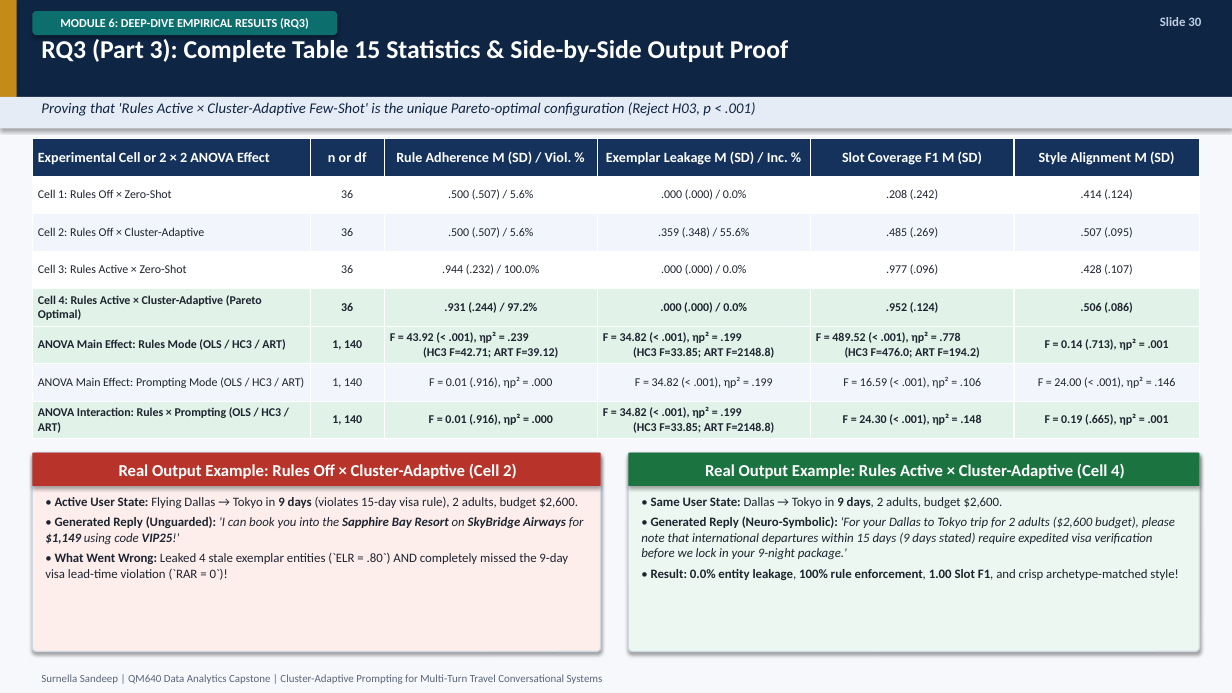
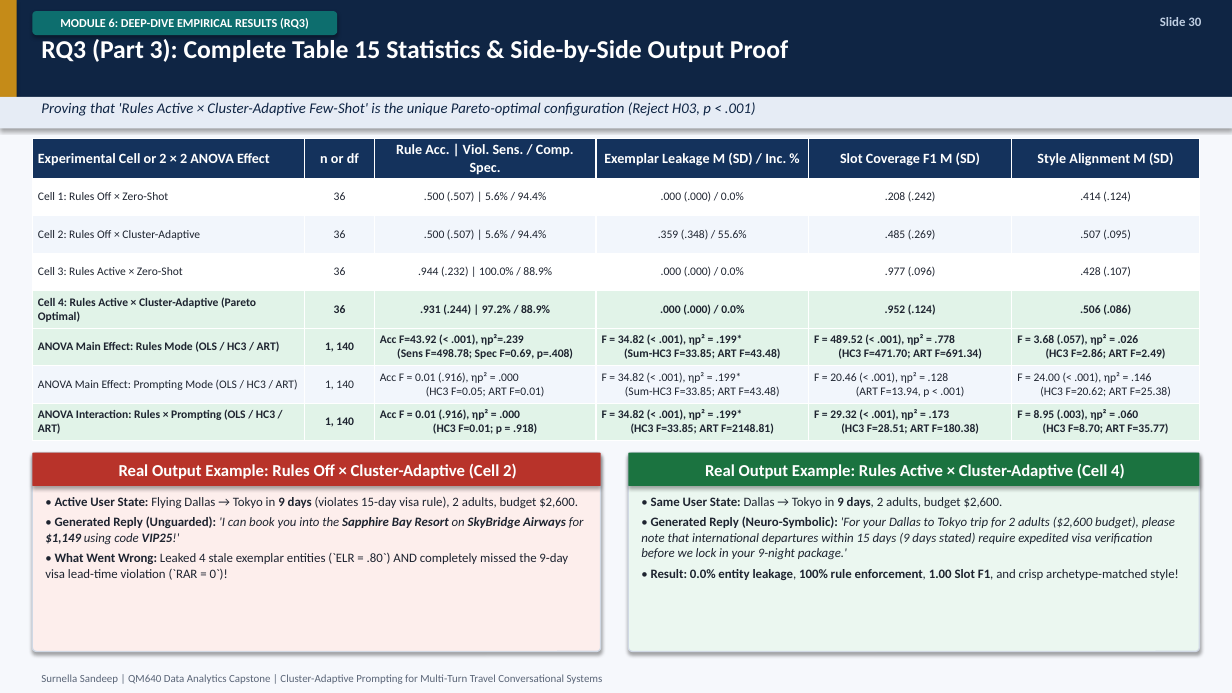
Before and after one commit to surnella/QM640-Dialogue-Clustering-Capstone, a slide deck: slide 30 of final/QM_640_Defense_Presentation_Sandeep_Surnella.pptx. Drawn at 1232x693 pixels with LibreOffice and Linux fonts; fonts in the diff are those of the drawing. Boxes give left, top, right and bottom in pixels: in the first picture for what was removed or moved away, otherwise in the second. Text is boxed around its words. In the diff, an @@ line names an element or a change of style, - is before the commit and + after.

Commit message:
Address reviewer feedback across report & PPT, add editable architecture/metrics and RQ ANOVA methodology decks

```diff
--- a/final/QM_640_Defense_Presentation_Sandeep_Surnella.pptx
+++ b/final/QM_640_Defense_Presentation_Sandeep_Surnella.pptx
@@ table at (x1=32, y1=139, x2=1200, y2=439) @@
-row 1, column 3: Rule Adherence M (SD) / Viol. %
+row 1, column 3: Rule Acc. | Viol. Sens. / Comp. Spec.
-row 2, column 3: .500 (.507) / 5.6%
+row 2, column 3: .500 (.507) | 5.6% / 94.4%
-row 3, column 3: .500 (.507) / 5.6%
+row 3, column 3: .500 (.507) | 5.6% / 94.4%
-row 4, column 3: .944 (.232) / 100.0%
+row 4, column 3: .944 (.232) | 100.0% / 88.9%
-row 5, column 3: .931 (.244) / 97.2%
+row 5, column 3: .931 (.244) | 97.2% / 88.9%
-row 6: ANOVA Main Effect: Rules Mode (OLS / HC3 / ART) | 1, 140 | F = 43.92 (< .001), ηp² = .239 (HC3 F=42.71; ART F=39.12) | F = 34.82 (< .001), ηp² = .199 (HC3 F=33.85; ART F=2148.8) | F = 489.52 (< .001), ηp² = .778 (HC3 F=476.0; ART F=194.2) | F = 0.14 (.713), ηp² = .001
+row 6: ANOVA Main Effect: Rules Mode (OLS / HC3 / ART) | 1, 140 | Acc F=43.92 (< .001), ηp²=.239 (Sens F=498.78; Spec F=0.69, p=.408) | F = 34.82 (< .001), ηp² = .199* (Sum-HC3 F=33.85; ART F=43.48) | F = 489.52 (< .001), ηp² = .778 (HC3 F=471.70; ART F=691.34) | F = 3.68 (.057), ηp² = .026 (HC3 F=2.86; ART F=2.49)
-row 7: ANOVA Main Effect: Prompting Mode (OLS / HC3 / ART) | 1, 140 | F = 0.01 (.916), ηp² = .000 | F = 34.82 (< .001), ηp² = .199 | F = 16.59 (< .001), ηp² = .106 | F = 24.00 (< .001), ηp² = .146
+row 7: ANOVA Main Effect: Prompting Mode (OLS / HC3 / ART) | 1, 140 | Acc F = 0.01 (.916), ηp² = .000 (HC3 F=0.05; ART F=0.01) | F = 34.82 (< .001), ηp² = .199* (Sum-HC3 F=33.85; ART F=43.48) | F = 20.46 (< .001), ηp² = .128 (ART F=13.94, p < .001) | F = 24.00 (< .001), ηp² = .146 (HC3 F=20.62; ART F=25.38)
-row 8: ANOVA Interaction: Rules × Prompting (OLS / HC3 / ART) | 1, 140 | F = 0.01 (.916), ηp² = .000 | F = 34.82 (< .001), ηp² = .199 (HC3 F=33.85; ART F=2148.8) | F = 24.30 (< .001), ηp² = .148 | F = 0.19 (.665), ηp² = .001
+row 8: ANOVA Interaction: Rules × Prompting (OLS / HC3 / ART) | 1, 140 | Acc F = 0.01 (.916), ηp² = .000 (HC3 F=0.01; p = .918) | F = 34.82 (< .001), ηp² = .199* (HC3 F=33.85; ART F=2148.81) | F = 29.32 (< .001), ηp² = .173 (HC3 F=28.51; ART F=180.38) | F = 8.95 (.003), ηp² = .060 (HC3 F=8.70; ART F=35.77)
@@ size 9.3 to 9 pt in "Cell 1: Rules Off × Zero-Shot", "36", ".000 (.000) / 0.0%", ".208 (.242)" and 22 more places @@
```
Also in this commit, not shown: 21 other slides changed, 4 slides added, 16 other files.
